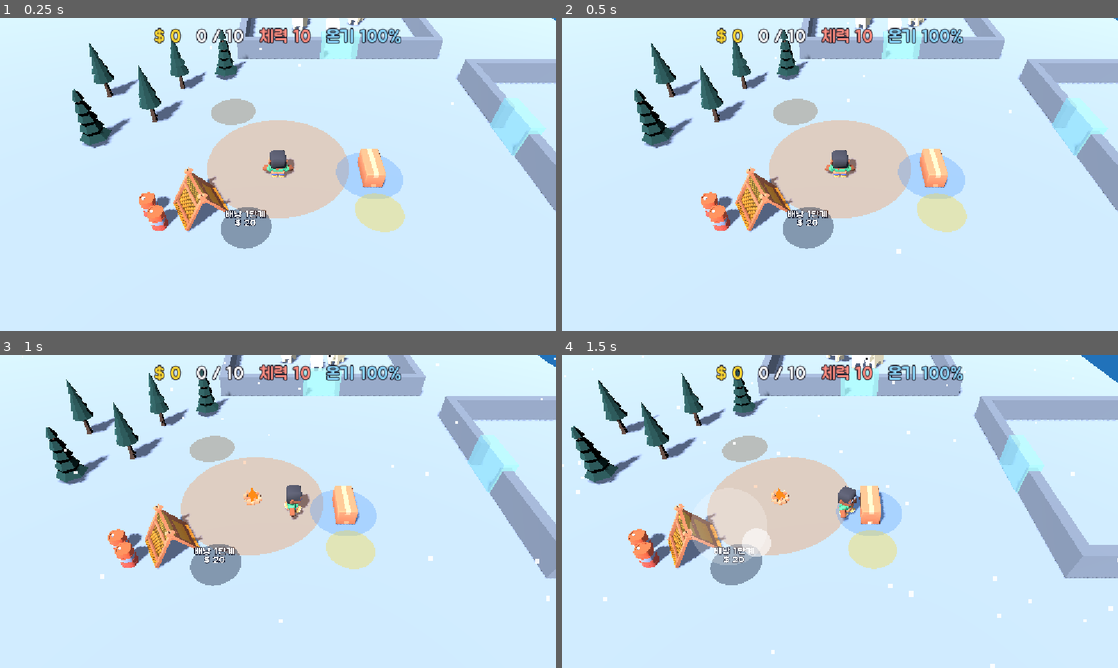
Above: before the commit, frames 1-4 (two rows, left to right).
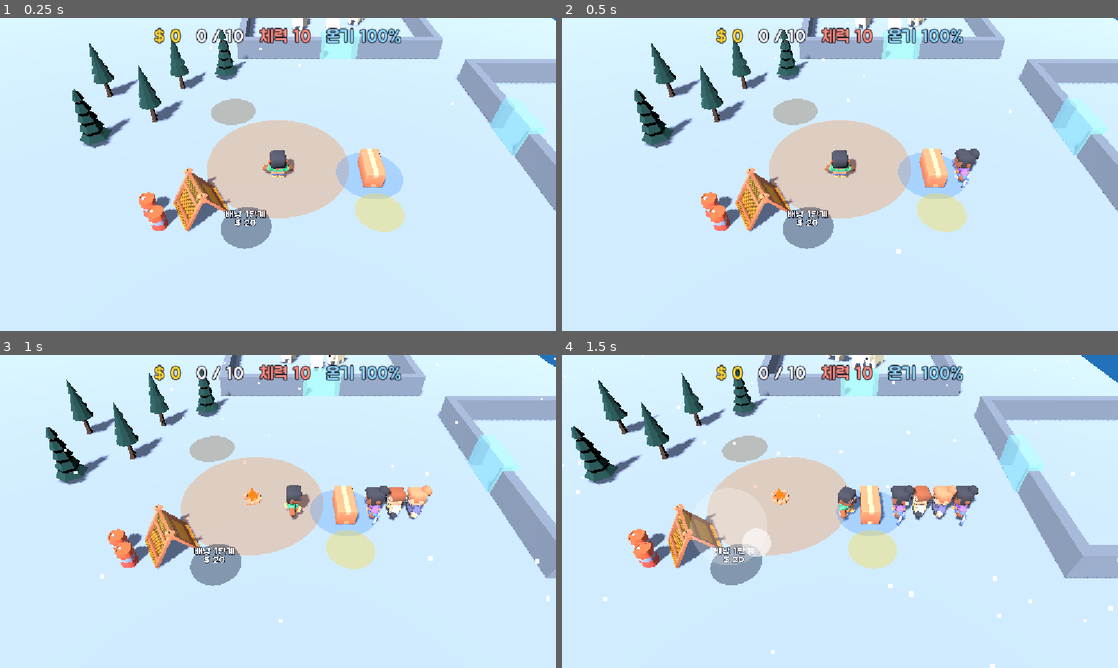
Above: after the commit, the same moments.

Repository: kimpro4214/FrostCamp
Game: Godot game, scene res://frost_camp/scenes/main.tscn
The game is run twice, just before and just after one commit, with the same random seed, the same clock (stepped at 60 frames per second) and the same inputs.
Inputs (mouse positions are in pixels of both pictures, inside the frame that each line leads up to):
- Up to frame 1 (0.25 s): no input
- Up to frame 2 (0.5 s): no input
- Up to frame 3 (1 s): move the mouse to (400, 495) at 0.52 s; hold D from 0.53 s (still down); click (400, 495) at 0.67 s
- Up to frame 4 (1.5 s): release D at 1.25 s; drag from (728, 527) to (812, 574) at 1.27 s

Frame 1 is identical in both runs. In frame 2, 0.4% of the frame differs, in the area x 70-76%, y 41-55%; in frame 3, 1.0%; in frame 4, 1.4%, in the area x 59-75%, y 41-55%.

Commit message:
feat: 프로스트 캠프 손님이 떠나지 않고 줄이 늘 차게 변경

Diff:
--- a/frost_camp/bot/run_bot.gd
+++ b/frost_camp/bot/run_bot.gd
@@ -109,13 +109,13 @@
 	lines.append("")
 	lines.append("## 시드별 요약")
 	lines.append("")
-	lines.append("| 시드 | 결과 | 번 돈 | 잡은 곰 | 일꾼 | 원목 판매/떠남 | 고기 판매/떠남 |")
+	lines.append("| 시드 | 결과 | 번 돈 | 잡은 곰 | 일꾼 | 원목 판매 | 고기 판매 |")
 	lines.append("|---|---|---|---|---|---|---|")
 	for r in runs:
 		var sim: FrostSim = r.sim
-		lines.append("| %d | %s | $%d | %d | %d | %d / %d | %d / %d |" % [
+		lines.append("| %d | %s | $%d | %d | %d | %d | %d |" % [
 			r.seed, _outcome(r.bot, sim), sim.total_earned, sim.bears_killed, sim.workers.size(),
-			sim.stalls[0].served, sim.stalls[0].left_angry, sim.stalls[1].served, sim.stalls[1].left_angry])
+			sim.stalls[0].served, sim.stalls[1].served])
 	lines.append("")
 	lines.append("## 시드 %d 구매 기록" % runs[0].seed)
 	lines.append("")
--- a/frost_camp/data/balance.json
+++ b/frost_camp/data/balance.json
@@ -54,8 +54,7 @@
 	"stall": {
 		"unload_interval": 0.1,
 		"sell_interval": 0.5,
-		"customer_interval": 3.0,
-		"customer_patience": 20.0,
+		"customer_refill": 0.3,
 		"queue_max": 4
 	},
 	"purchase": {
--- a/frost_camp/scenes/stall_view.gd
+++ b/frost_camp/scenes/stall_view.gd
@@ -46,7 +46,7 @@
 	var state := Vector3i(
 		mini(stall.stock, MAX_SHOWN_STOCK),
 		mini(ceili(float(stall.cash) / stall.price), MAX_SHOWN_CASH),
-		stall.queue.size())
+		stall.queue)
 	if state == _shown:
 		return
 	_shown = state
--- a/frost_camp/sim/stall.gd
+++ b/frost_camp/sim/stall.gd
@@ -1,6 +1,7 @@
 class_name Stall
 extends RefCounted
-## 판매대 하나. 재고, 손님 줄(손님마다 남은 인내심), 아직 줍지 않은 돈을 가진다.
+## 판매대 하나. 재고, 손님 줄, 아직 줍지 않은 돈을 가진다.
+## 손님은 떠나지 않고, 한 명이 사 가면 refill 간격 뒤 다음 손님이 와서 줄은 늘 가득 찬다.
 
 var item: String
 ## 비어 있지 않으면 이 이름이 해금되어야 판매대가 열린다.
@@ -9,15 +10,14 @@
 var cash_pos: Vector2
 var price: int
 var sell_interval: float
-var customer_interval: float
-var customer_patience: float
+var customer_refill: float
 var queue_max: int
 
 var stock := 0
 var cash := 0
-var queue: Array[float] = []
+## 줄 선 손님 수
+var queue := 0
 var served := 0
-var left_angry := 0
 
 var _spawn_timer := 0.0
 var _sell_timer := 0.0
@@ -30,25 +30,20 @@
 	price = int(balance.items[item].price)
 	var config: Dictionary = balance.stall
 	sell_interval = float(config.sell_interval)
-	customer_interval = float(config.customer_interval)
-	customer_patience = float(config.customer_patience)
+	customer_refill = float(config.customer_refill)
 	queue_max = int(config.queue_max)
 
 
 func tick(delta: float) -> void:
-	_spawn_timer += delta
-	if _spawn_timer >= customer_interval:
+	if queue < queue_max:
+		_spawn_timer += delta
+		if _spawn_timer >= customer_refill:
+			_spawn_timer = 0.0
+			queue += 1
+	else:
 		_spawn_timer = 0.0
-		if queue.size() < queue_max:
-			queue.append(customer_patience)
 
-	for i in queue.size():
-		queue[i] -= delta
-	while not queue.is_empty() and queue[0] <= 0.0:
-		queue.pop_front()
-		left_angry += 1
-
-	if queue.is_empty() or stock == 0:
+	if queue == 0 or stock == 0:
 		_sell_timer = 0.0
 		return
 	_sell_timer += delta
@@ -56,5 +51,5 @@
 		_sell_timer = 0.0
 		stock -= 1
 		cash += price
-		queue.pop_front()
+		queue -= 1
 		served += 1
--- a/frost_camp/tests/fixtures.gd
+++ b/frost_camp/tests/fixtures.gd
@@ -44,8 +44,7 @@
 		"stall": {
 			"unload_interval": 0.1,
 			"sell_interval": 0.5,
-			"customer_interval": 1.0,
-			"customer_patience": 5.0,
+			"customer_refill": 1.0,
 			"queue_max": 3,
 		},
 		"purchase": {"zone_radius": 1.0, "pay_delay": 0.5, "fill_time": 1.0, "min_rate": 10},
--- a/frost_camp/tests/test_stall.gd
+++ b/frost_camp/tests/test_stall.gd
@@ -9,19 +9,27 @@
 
 func test_customers_queue_up_to_max() -> void:
 	var stall := _make_stall()
-	for i in 4:
+	for i in 5:
 		stall.tick(1.0)
-	check_eq(stall.queue.size(), 3, "줄은 queue_max까지만 선다")
+	check_eq(stall.queue, 3, "줄은 queue_max까지만 선다")
 
 
-func test_customer_leaves_when_patience_runs_out() -> void:
+func test_customers_never_leave() -> void:
 	var stall := _make_stall()
+	for i in 63:
+		stall.tick(1.0)
+	check_eq(stall.queue, 3, "재고가 없어도 손님은 떠나지 않는다")
+
+
+func test_queue_refills_after_sale() -> void:
+	var stall := _make_stall()
+	for i in 3:
+		stall.tick(1.0)
+	stall.stock = 1
+	stall.tick(0.5)
+	check_eq(stall.queue, 2, "사 간 손님은 줄에서 빠진다")
 	stall.tick(1.0)
-	check_eq(stall.queue.size(), 1, "손님 한 명이 온다")
-	stall.queue_max = 1
-	for i in 5:
-		stall.tick(1.0)
-	check_eq(stall.left_angry, 1, "재고 없이 인내심이 다하면 화내고 떠난다")
+	check_eq(stall.queue, 3, "refill 간격 뒤 다음 손님이 채운다")
 
 
 func test_sells_stock_to_front_customer() -> void:
--- a/frost_camp/tests/test_unlock.gd
+++ b/frost_camp/tests/test_unlock.gd
@@ -9,7 +9,7 @@
 	sim.player.pos = Vector2(9, -8)
 	Fixtures.run(sim, 3.0)
 	check(not sim.is_stall_open(sim.stalls[1]), "해금 전에는 닫혀 있다")
-	check(sim.stalls[1].queue.is_empty(), "닫힌 판매대에는 손님이 오지 않는다")
+	check(sim.stalls[1].queue == 0, "닫힌 판매대에는 손님이 오지 않는다")
 	check_eq(sim.player.stack.items.size(), 1, "닫힌 판매대에는 내려놓지 않는다")
 
 
